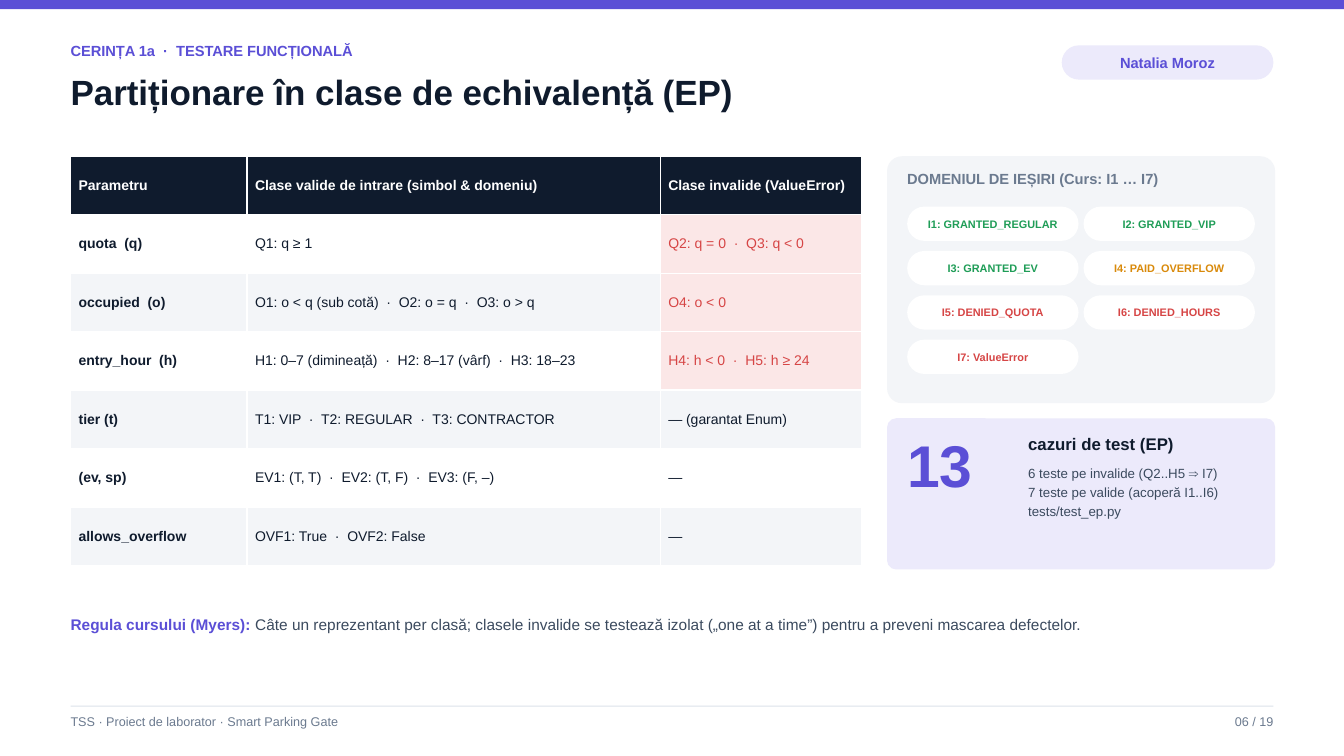
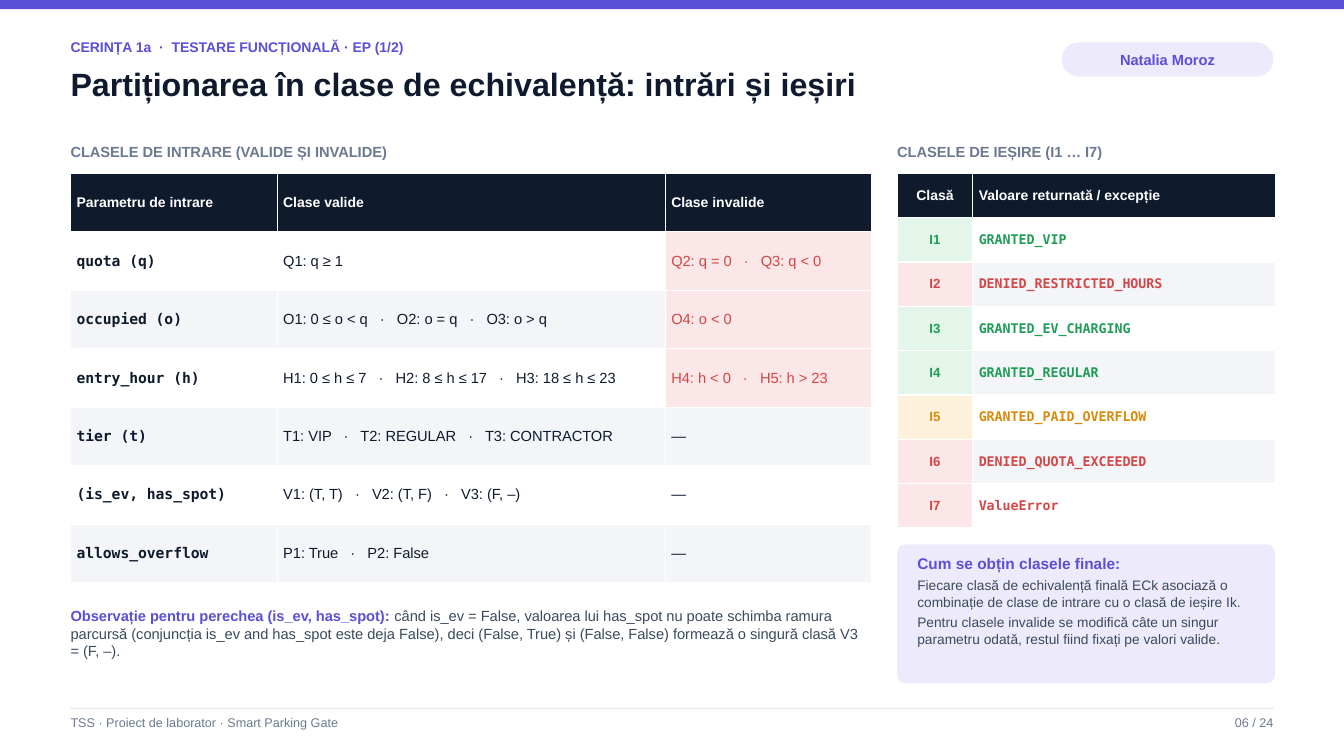
Before and after one commit to victormura/tss, a slide deck: slide 6 of proiect_laborator/docs/Prezentare_Laborator_TSS.pptx. Drawn at 1344x756 pixels with LibreOffice and Linux fonts; fonts in the diff are those of the drawing. Boxes give left, top, right and bottom in pixels: in the first picture for what was removed or moved away, otherwise in the second. Text is boxed around its words. In the diff, an @@ line names an element or a change of style, - is before the commit and + after.

Commit message:
Update presentation (24 slides), A4 laboratory report PDF, Draw.io CEG graph, and step-by-step decision tables

```diff
--- a/proiect_laborator/docs/Prezentare_Laborator_TSS.pptx
+++ b/proiect_laborator/docs/Prezentare_Laborator_TSS.pptx
@@ text at (71,41,404,55): text changed; size 10.5 to 10 pt @@
-CERINȚA 1a · TESTARE FUNCȚIONALĂ
+CERINȚA 1a · TESTARE FUNCȚIONALĂ · EP (1/2)
@@ text at (71,72,856,103): text changed; size 25 to 23 pt @@
-Partiționare în clase de echivalență (EP)
+Partiționarea în clase de echivalență: intrări și ieșiri
@@ text added at (71,146,387,160), 10.5 pt, text #6B7A8F, bold @@
+CLASELE DE INTRARE (VALIDE ȘI INVALIDE)
@@ text at (897,146,1102,160): text changed @@
-DOMENIUL DE IEȘIRI (Curs: I1 … I7)
+CLASELE DE IEȘIRE (I1 … I7)
@@ table at (71,173,872,583) @@
-row 1: Parametru | Clase valide de intrare (simbol & domeniu) | Clase invalide (ValueError)
+row 1: Parametru de intrare | Clase valide | Clase invalide
-row 3, column 2: O1: o < q (sub cotă) · O2: o = q · O3: o > q
+row 3, column 2: O1: 0 ≤ o < q · O2: o = q · O3: o > q
-row 4, column 2: H1: 0–7 (dimineață) · H2: 8–17 (vârf) · H3: 18–23
+row 4, column 2: H1: 0 ≤ h ≤ 7 · H2: 8 ≤ h ≤ 17 · H3: 18 ≤ h ≤ 23
-row 4, column 3: H4: h < 0 · H5: h ≥ 24
+row 4, column 3: H4: h < 0 · H5: h > 23
-row 5, column 3: — (garantat Enum)
+row 5, column 3: —
-row 6, column 1: (ev, sp)
+row 6, column 1: (is_ev, has_spot)
-row 6, column 2: EV1: (T, T) · EV2: (T, F) · EV3: (F, –)
+row 6, column 2: V1: (T, T) · V2: (T, F) · V3: (F, –)
-row 7, column 2: OVF1: True · OVF2: False
+row 7, column 2: P1: True · P2: False
@@ size 10 to 10.5 pt in "quota (q)", "Q1: q ≥ 1", "Q2: q = 0 · Q3: q ...", "occupied (o)" and 7 more places @@
@@ font Arial to DejaVu Sans Mono in "quota (q)", "occupied (o)", "entry_hour (h)", "tier (t)" and 1 more places @@
@@ table: place and size @@
-table at (71,156,862,566)
+table at (71,173,872,583)
@@ rounded rectangle removed at (887,156,1275,403) @@
@@ table added at (897,173,1275,528), 8 rows, 2 columns @@
+Clasă | Valoare returnată / excepție
+I1 | GRANTED_VIP
+I2 | DENIED_RESTRICTED_HOURS
+I3 | GRANTED_EV_CHARGING
+I4 | GRANTED_REGULAR
+I5 | GRANTED_PAID_OVERFLOW
+I6 | DENIED_QUOTA_EXCEEDED
+I7 | ValueError
@@ rounded rectangle removed at (907,207,1079,241) @@
-I1: GRANTED_REGULAR
@@ rounded rectangle removed at (1084,207,1255,241) @@
-I2: GRANTED_VIP
@@ rounded rectangle removed at (907,251,1079,285) @@
-I3: GRANTED_EV
@@ rounded rectangle removed at (1084,251,1255,285) @@
-I4: PAID_OVERFLOW
@@ rounded rectangle removed at (907,295,1079,330) @@
-I5: DENIED_QUOTA
@@ rounded rectangle removed at (1084,295,1255,330) @@
-I6: DENIED_HOURS
@@ rounded rectangle removed at (907,340,1079,374) @@
-I7: ValueError
@@ text removed at (907,446,972,488) @@
-13
@@ text removed at (1028,438,1174,454) @@
-cazuri de test (EP)
@@ text removed at (1028,468,1218,519) @@
-6 teste pe invalide (Q2..H5 ⇒ I7)
-7 teste pe valide (acoperă I1..I6)
-tests/test_ep.py
@@ rounded rectangle: place and size @@
-rounded rectangle at (887,418,1275,570)
+rounded rectangle at (897,544,1275,684)
@@ text added at (917,558,1241,647), 9.8 pt, text #3B4A5E @@
+Cum se obțin clasele finale:
+Fiecare clasă de echivalență finală ECk asociază o combinație de clase de intrare cu o clasă de ieșire Ik.
+Pentru clasele invalide se modifică câte un singur parametru odată, restul fiind fixați pe valori valide.
@@ text removed at (71,618,1081,633) @@
-Regula cursului (Myers): Câte un reprezentant per clasă; clasele invalide se testează izolat („one at a time”) pentru a preveni mascarea defectelor.
@@ text added at (71,610,858,659), 10.5 pt, text #3B4A5E @@
+Observație pentru perechea (is_ev, has_spot): când is_ev = False, valoarea lui has_spot nu poate schimba ramura parcursă (conjuncția is_ev and has_spot este deja False), deci (False, True) și (False, False) formează o singură clasă V3 = (F, –).
@@ text at (1235,718,1273,727): text changed @@
-06 / 19
+06 / 24
```
Also in this commit, not shown: 12 other slides changed, 11 slides added, 6 slides removed, 17 other files.
